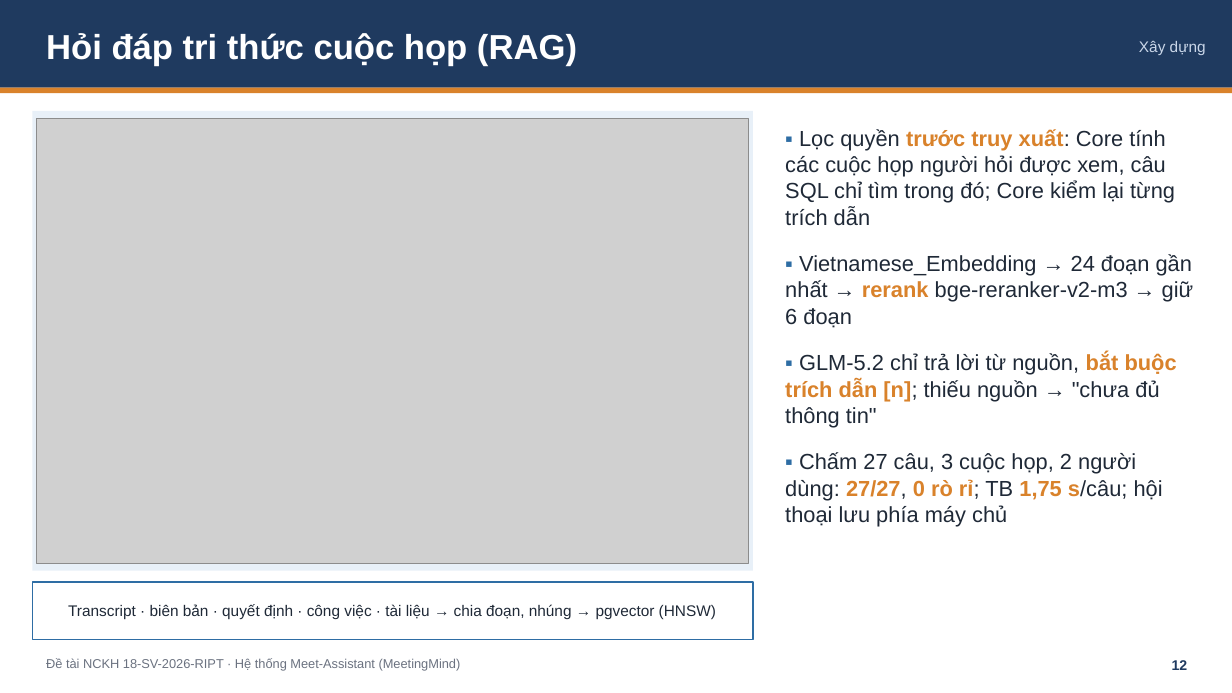
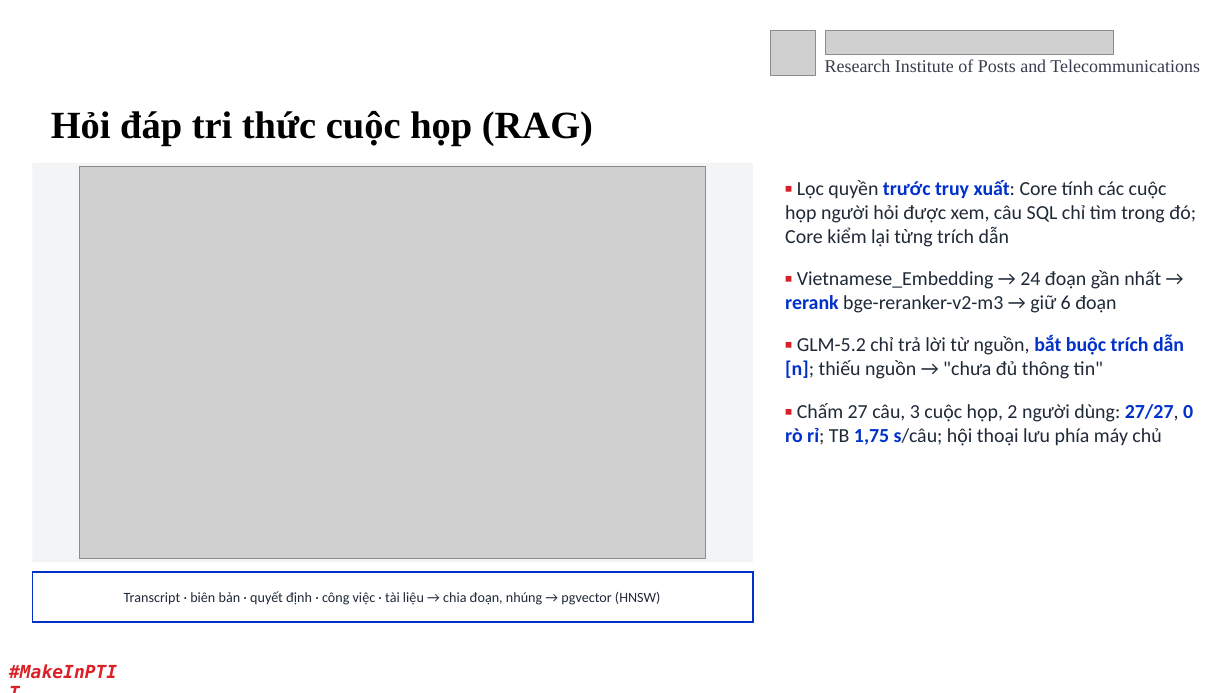
Before and after one commit to Dinhh-Chan/meetingmind, a slide deck: slide 12 of nghiem-thu/SlideNghiemThu_18-SV-2026-RIPT.pptx. Drawn at 1232x693 pixels with LibreOffice and Linux fonts; fonts in the diff are those of the drawing; grey boxes stand for pictures; background and template pictures are left out. Boxes give left, top, right and bottom in pixels: in the first picture for what was removed or moved away, otherwise in the second. Text is boxed around its words. In the diff, an @@ line names an element or a change of style, - is before the commit and + after.

```diff
--- a/nghiem-thu/SlideNghiemThu_18-SV-2026-RIPT.pptx
+++ b/nghiem-thu/SlideNghiemThu_18-SV-2026-RIPT.pptx
@@ rectangle removed at bbox=[0, 0, 1232, 88] @@
@@ picture added at bbox=[771, 30, 816, 75] @@
@@ picture added at bbox=[825, 30, 1114, 55] @@
@@ text added at bbox=[825, 59, 1200, 72], 14 pt, text #373D4E @@
+Research Institute of Posts and Telecommunications
@@ text removed at bbox=[1139, 41, 1206, 55] @@
-Xây dựng
@@ rectangle removed at bbox=[0, 88, 1232, 93] @@
@@ text "Hỏi đáp tri thức cuộc ...": place and size @@
-text "Hỏi đáp tri thức cuộc ..." at bbox=[46, 33, 577, 66]
+text "Hỏi đáp tri thức cuộc ..." at bbox=[51, 111, 593, 146]
@@ text "Hỏi đáp tri thức cuộc ..." at bbox=[51, 111, 593, 146]: size 27 to 30 pt, font Arial to Times New Roman, text colour #FFFFFF to #000000 @@
@@ rectangle: place and size @@
-rectangle at bbox=[32, 111, 753, 570]
+rectangle at bbox=[32, 163, 753, 562]
@@ rectangle at bbox=[32, 163, 753, 562]: fill #E8F0F8 to #F3F4F6 @@
@@ picture: place and size @@
-picture at bbox=[37, 118, 749, 563]
+picture at bbox=[79, 167, 705, 558]
@@ text "▪ Lọc quyền trước truy ...": place and size @@
-text "▪ Lọc quyền trước truy ..." at bbox=[785, 129, 1194, 527]
+text "▪ Lọc quyền trước truy ..." at bbox=[785, 180, 1196, 446]
@@ text "▪ Lọc quyền trước truy ..." at bbox=[785, 180, 1196, 446]: size 17 to 15.5 pt, font Arial to Calibri; text colour #2E6DA4 to #D72027 in "▪", "▪", "▪", "▪"; text colour #D9822B to #0031CB in "trước truy xuất:", "rerank", "bắt buộc trích dẫn [n];", "27/27, 0 rò rỉ; 1,75 s/câu;"; less space between paragraphs @@
@@ rectangle: place and size @@
-rectangle at bbox=[32, 582, 753, 640]
+rectangle at bbox=[32, 572, 753, 622]
@@ rectangle at bbox=[32, 572, 753, 622]: outline #2E6DA4 1.25 pt to #0031CB 1.25 pt @@
@@ text "Transcript · biên bản · ...": place and size @@
-text "Transcript · biên bản · ..." at bbox=[68, 604, 716, 620]
+text "Transcript · biên bản · ..." at bbox=[124, 591, 661, 605]
@@ text "Transcript · biên bản · ..." at bbox=[124, 591, 661, 605]: size 12 to 11 pt, font Arial to Calibri @@
@@ text added at bbox=[0, 656, 129, 688], 14 pt, text #DA2128, bold, italic @@
+#MakeInPTIT
@@ text removed at bbox=[46, 658, 461, 671] @@
-Đề tài NCKH 18-SV-2026-RIPT · Hệ thống Meet-Assistant (MeetingMind)
@@ text "12": place and size @@
-text "12" at bbox=[1172, 660, 1188, 670]
+text "12" at bbox=[1104, 650, 1155, 683]
@@ text "12" at bbox=[1104, 650, 1155, 683]: size 11 to 12 pt, font Arial to Calibri, text colour #1F3A5F to #FFFFFF; alignment right to centre; vertical alignment top to middle @@
```
Also in this commit, not shown: 20 other slides changed, 1 slide added, 1 slide removed, 5 other files.
